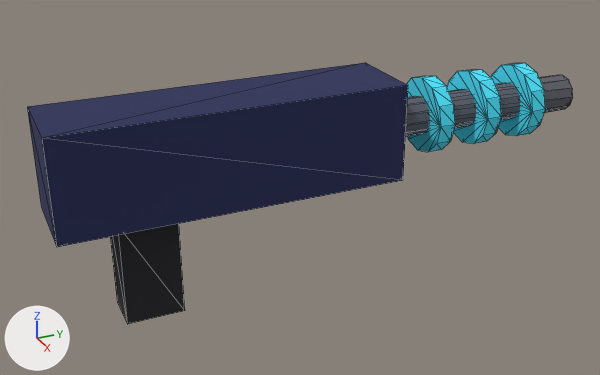
The glTF model samples/leuchtturm/daten/rail.glb as it was, and as the next commit left it.
Camera for both pictures: a camera (50 mm lens) standing at (0.491, -0.188, 0.205) and looking at (-0.006, 0.036, -0.044). Arrows for +X, +Y and +Z are at lower left; the lights stay in place. The picture after the commit comes second. Mesh edges are drawn as thin lines. Where no turn or scale is listed for an object, it has been applied to the vertices. Vertices at exactly the same position are counted once.

Before the edit, the objects in view are built like this:
```python
me_mesh_0 = bpy.data.meshes.new('Mesh_0')
me_mesh_0.from_pydata(...)  # a box spanning x -0.03..0.03, y -0.14..0.1, z -0.035..0.035; a 12-sided cylinder along y spanning x -0.014..0.014, y 0.1..0.26, z -0.014..0.014; a 12-sided cylinder along y spanning x -0.028..0.028, y 0.13..0.142, z -0.028..0.028; a 12-sided cylinder along y spanning x -0.028..0.028, y 0.17..0.182, z -0.028..0.028; a 12-sided cylinder along y spanning x -0.028..0.028, y 0.21..0.222, z -0.028..0.028; a box spanning x -0.015..0.015, y -0.1..-0.06, z -0.11..-0.035
me_mesh_0.materials.append(mat_platzhalter)
ob_rail = bpy.data.objects.new('rail', me_mesh_0)
ob_rail.location = (0.0, 0.0, 0.0)
```
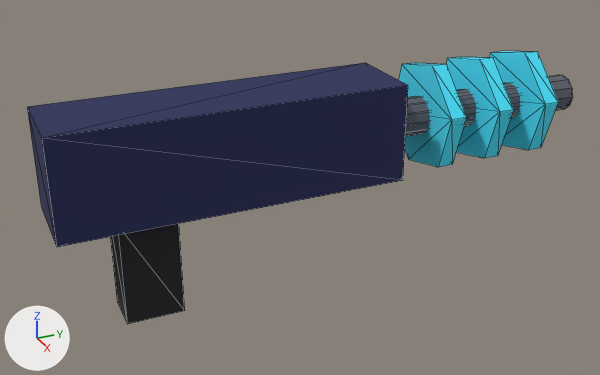
The newer file is also turned or shifted as a whole; pictures and numbers use the older file's frame.

Patch to the scene script:
```diff
--- a/samples/leuchtturm/daten/rail.glb.py
+++ b/samples/leuchtturm/daten/rail.glb.py
@@ me_mesh_0 @@
 # used by ob_rail; location = (0.0, 0.0, 0.0)
-me_mesh_0.from_pydata(...)  # 112 vertices, 200 faces; spans x -0.03..0.03, y -0.14..0.26, z -0.11..0.035
+me_mesh_0.from_pydata(...)  # 40 vertices, 68 faces; spans x -0.03..0.03, y -0.14..0.26, z -0.11..0.035
+# me_mesh_0 part 1: the loose piece of 24 vertices spanning x -0.028..0.028, y 0.13..0.142, z -0.028..0.028 is deleted
+# me_mesh_0 part 2: the loose piece of 24 vertices spanning x -0.028..0.028, y 0.17..0.182, z -0.028..0.028 is deleted
+# me_mesh_0 part 3: the loose piece of 24 vertices spanning x -0.028..0.028, y 0.21..0.222, z -0.028..0.028 is deleted
 me_mesh_0.materials.append(mat_platzhalter)
@@ me_mesh_1 @@
+me_mesh_1.from_pydata(...)  # a 6-sided cylinder along y spanning x -0.0408..0.0408, y 0.13..0.142, z -0.0401..0.0401; a 6-sided cylinder along y spanning x -0.0408..0.0408, y 0.17..0.182, z -0.0401..0.0401; a 6-sided cylinder along y spanning x -0.0408..0.0408, y 0.21..0.222, z -0.0401..0.0401
+me_mesh_1.materials.append(mat_platzhalter)
@@ ob_ringe @@
+ob_ringe = bpy.data.objects.new('ringe', me_mesh_1)
+ob_ringe.location = (0.0, 0.0, 0.0)
```

Boxes (x1, y1, x2, y2) around the edits, measured in the pictures (600 x 375 px):
'ringe', added (cyan)
    after: (398, 51, 558, 167)
part 1 of me_mesh_0, deleted (cyan)
    before: (407, 76, 455, 152)
part 2 of me_mesh_0, deleted (cyan)
    before: (447, 70, 501, 144)
part 3 of me_mesh_0, deleted (cyan)
    before: (491, 63, 545, 136)
